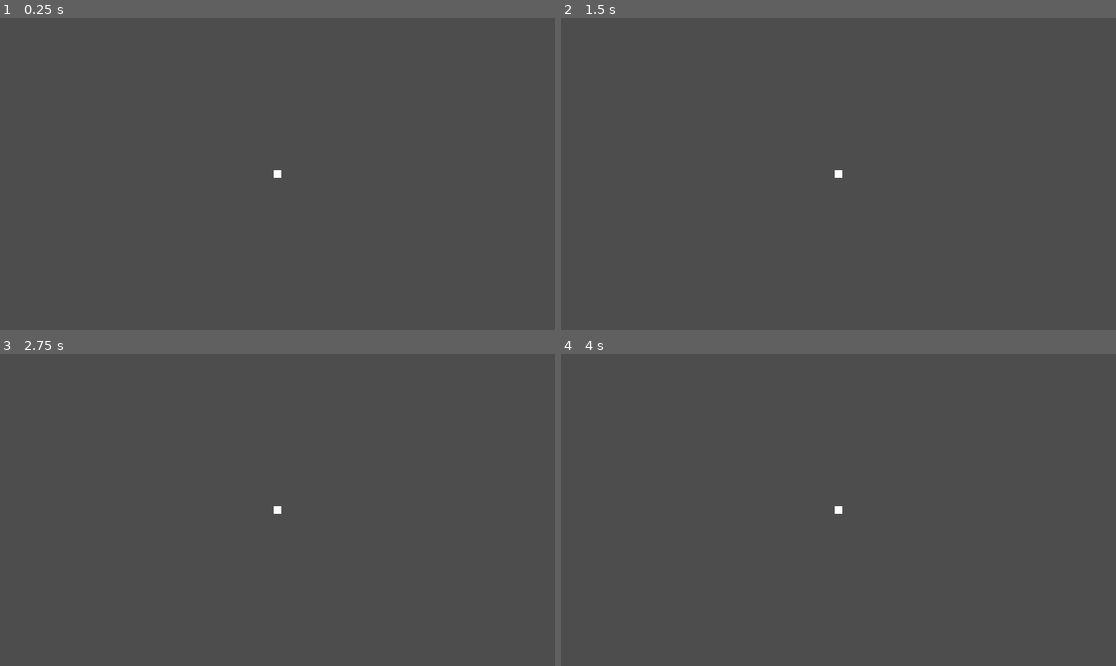
Above: before the commit, frames 1-4 (two rows, left to right).
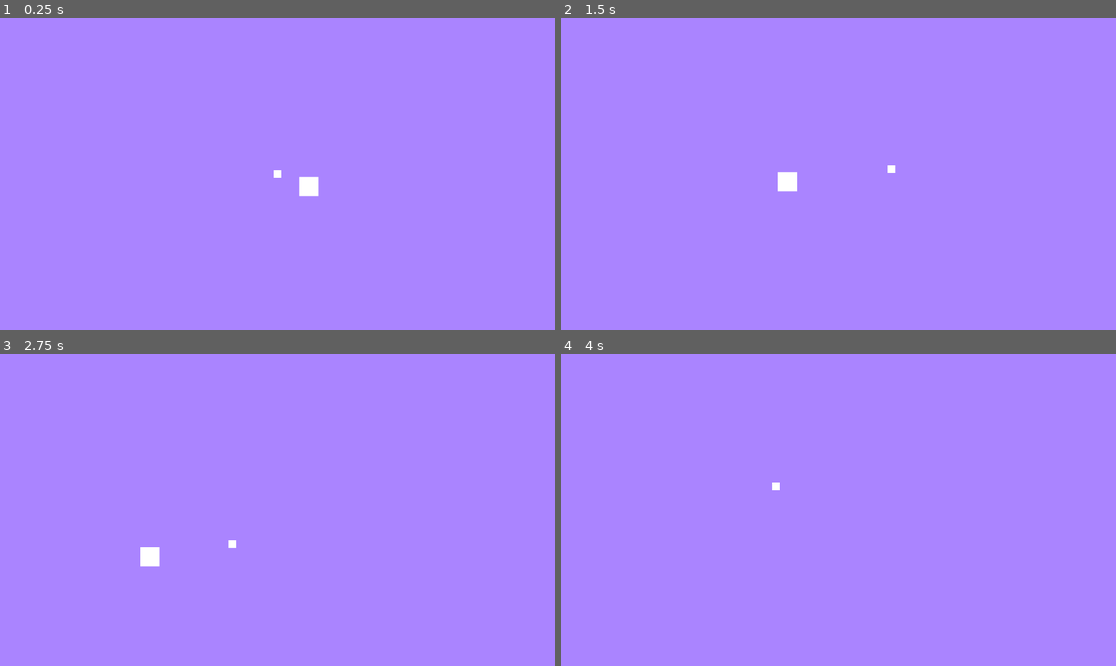
Above: after the commit, the same moments.

Repository: AntGa/lightgodot
Game: Godot game, scene res://scenes/game.tscn
Same seed, same stepped clock (60 frames per second), same inputs: the game is played once before the commit and once after it.
Inputs (mouse positions are in pixels of both pictures, inside the frame that each line leads up to):
- Up to frame 1 (0.25 s): no input
- Up to frame 2 (1.5 s): tap Enter (ui_accept) at 0.5, 0.6, 0.77, 1.07, 1.35 s; move the mouse to (960, 158) at 0.52 s; hold D (ui_right) from 0.53 s (still down); move the mouse to (727, 189) at 1.27 s
- Up to frame 3 (2.75 s): tap Enter (ui_accept) at 1.52, 1.82, 2.1 s; move the mouse to (333, 441) at 2.02 s; release D (ui_right) at 2.03 s; hold A (ui_left) from 2.03 s (still down)
- Up to frame 4 (4 s): move the mouse to (810, 572) at 2.77 s; release A (ui_left) at 2.78 s; hold D (ui_right) from 2.78 s (still down); tap Enter (ui_accept) at 2.85, 3.02, 3.32, 3.6, 3.77 s; move the mouse to (1005, 556) at 3.52 s

The runs differ from the first frame. In frame 1, 100% of the frame differs, in the area x 0-100%, y 0-100%; in frame 2, 100%; in frame 3, 100%; in frame 4, 100%.

Commit message:
Added camera movement via mouse, a basic background and tested exporting.

Diff:
--- a/scenes/game.tscn
+++ b/scenes/game.tscn
@@ -4,4 +4,18 @@
 
 [node name="Node2D" type="Node2D"]
 
+[node name="background" type="ColorRect" parent="."]
+offset_left = -9923.0
+offset_top = -5942.0
+offset_right = 1e+16
+offset_bottom = 1e+17
+color = Color(0.66425, 0.517302, 0.999521, 1)
+
 [node name="Player" parent="." instance=ExtResource("1_bg4np")]
+z_index = 6
+
+[node name="ColorRect2" type="ColorRect" parent="."]
+offset_left = 45.0
+offset_top = 6.0
+offset_right = 85.0
+offset_bottom = 46.0
--- a/scenes/player.tscn
+++ b/scenes/player.tscn
@@ -10,6 +10,10 @@
 script = ExtResource("1_hmli4")
 
 [node name="Camera2D" type="Camera2D" parent="."]
+position_smoothing_enabled = true
+position_smoothing_speed = 7.0
+rotation_smoothing_enabled = true
+rotation_smoothing_speed = 7.0
 
 [node name="Sprite2D" type="Sprite2D" parent="."]
 texture = ExtResource("1_rg3is")
--- a/scripts/player.gd
+++ b/scripts/player.gd
@@ -2,27 +2,15 @@
 
 
 const SPEED = 300.0
-const JUMP_VELOCITY = -400.0
-
-# Get the gravity from the project settings to be synced with RigidBody nodes.
-var gravity = ProjectSettings.get_setting("physics/2d/default_gravity")
-
 
 func _physics_process(delta):
-	# Add the gravity.
+	var direction = Input.get_vector("ui_left", "ui_right", "ui_up", "ui_down").normalized()
+	velocity.x = direction.x * SPEED
+	velocity.y = direction.y * SPEED
+	velocity = velocity.move_toward(Vector2.ZERO, SPEED * delta)
+	move_and_slide()
 
-
-
-	# Handle jump.
-	if Input.is_action_just_pressed("ui_accept") and is_on_floor():
-		velocity.y = JUMP_VELOCITY
-
-	# Get the input direction and handle the movement/deceleration.
-	# As good practice, you should replace UI actions with custom gameplay actions.
-	var direction = Input.get_axis("ui_left", "ui_right")
-	if direction:
-		velocity.x = direction * SPEED
-	else:
-		velocity.x = move_toward(velocity.x, 0, SPEED)
-
-	move_and_slide()
+func _process(delta):
+	# Update camera position based on mouse position
+	var mouse_offset = (get_viewport().get_mouse_position() - get_viewport().size / 2.0)
+	$Camera2D.position = lerp(Vector2(), mouse_offset.normalized() * 500, mouse_offset.length() / 1000)
Not shown, added: export_presets.cfg
Not shown, added: asdasda.console.exe
Not shown, added: asdasda.exe
Not shown, added: asdasda.pck
Not shown, added: scenes/gam2ADA.tmp
Not shown, added: scenes/plaAC7C.tmp
Not shown, added: scenes/plaC0B7.tmp
